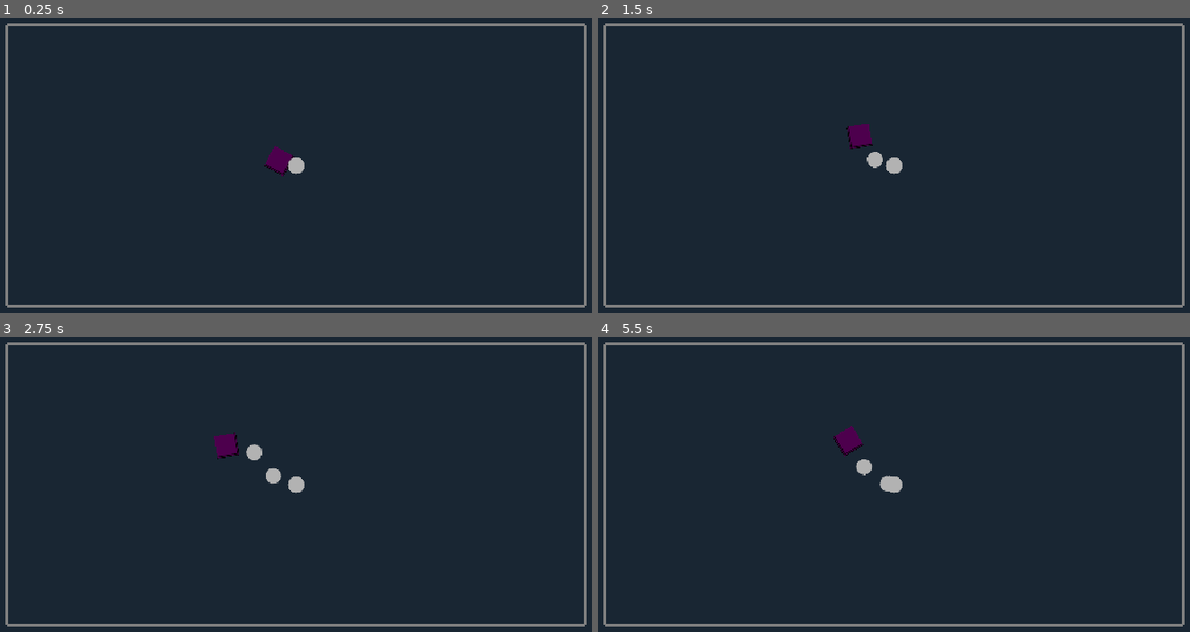
Above: before the commit, frames 1-4 (two rows, left to right).
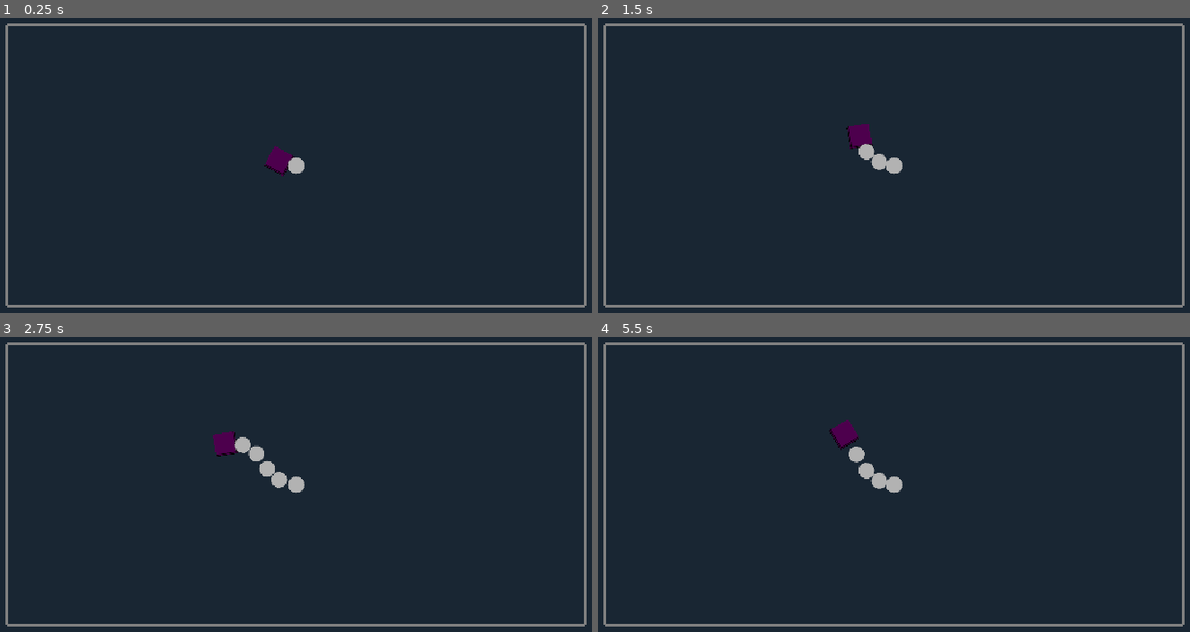
Above: after the commit, the same moments.

Repository: josephhagancreative/rotasnake
Game: Godot game, scene res://TestLevel.tscn
Two runs of this game, one before a commit and one after it. Both use one fixed random seed, a clock stepped at 60 frames per second and the inputs below. This scene is started directly instead of the project's main scene.
Inputs:
- Up to frame 1 (0.25 s): no input
- Up to frame 2 (1.5 s): tap Enter (ui_accept) at 0.5, 0.77 s; hold Up (ui_up) from 0.53 s (still down)
- Up to frame 3 (2.75 s): tap Enter (ui_accept) at 1.52 s; release Up (ui_up) at 2.03 s; hold Left (ui_left) from 2.03 s (still down)
- Up to frame 4 (5.5 s): tap Enter (ui_accept) at 3.02, 3.77, 4.52 s; release Left (ui_left) at 4.28 s; hold Right (ui_right) 4.28-5.03 s; hold Up (ui_up) from 5.03 s (still down)

The runs differ from the first frame. In frame 2, 0.2% of the frame differs, in the area x 44-49%, y 42-52%; in frame 3, 0.5%; in frame 4, 0.5%, in the area x 38-50%, y 28-53%.

Commit message:
improve snake size

Diff:
--- a/snake.gd
+++ b/snake.gd
@@ -4,10 +4,10 @@
 # Movement constants
 const ROTATION_SPEED = 2.0  # Radians per second (about 115 degrees/sec)
 const ROTATION_RADIUS = 50.0  # Distance from center when rotating
-const MOVE_SPEED = ROTATION_SPEED * ROTATION_RADIUS  # Match tangential speed of rotation (100px/s)
+const MOVE_SPEED = ROTATION_SPEED * ROTATION_RADIUS * 1.25  # Match tangential speed of rotation, increased by 25% (125px/s)
 
 # Tail constants
-const SEGMENT_DISTANCE = 25.0  # Distance between segments
+const SEGMENT_DISTANCE = 18.0  # Distance between segments
 const POSITION_HISTORY_SIZE = 300  # How many positions to remember
 const HISTORY_RECORD_INTERVAL = 0.02  # How often to record position (seconds)
 
@@ -32,7 +32,7 @@
 var tail_segments = []
 var position_history = []
 var history_timer = 0.0
-var tail_length = 12  # Start with 12 segments to reduce gaps
+var tail_length = 10  # Start with 10 segments for shorter snake
 
 # Self-collision immunity
 var collision_immunity_time = 2.0  # 2 seconds of immunity at start
